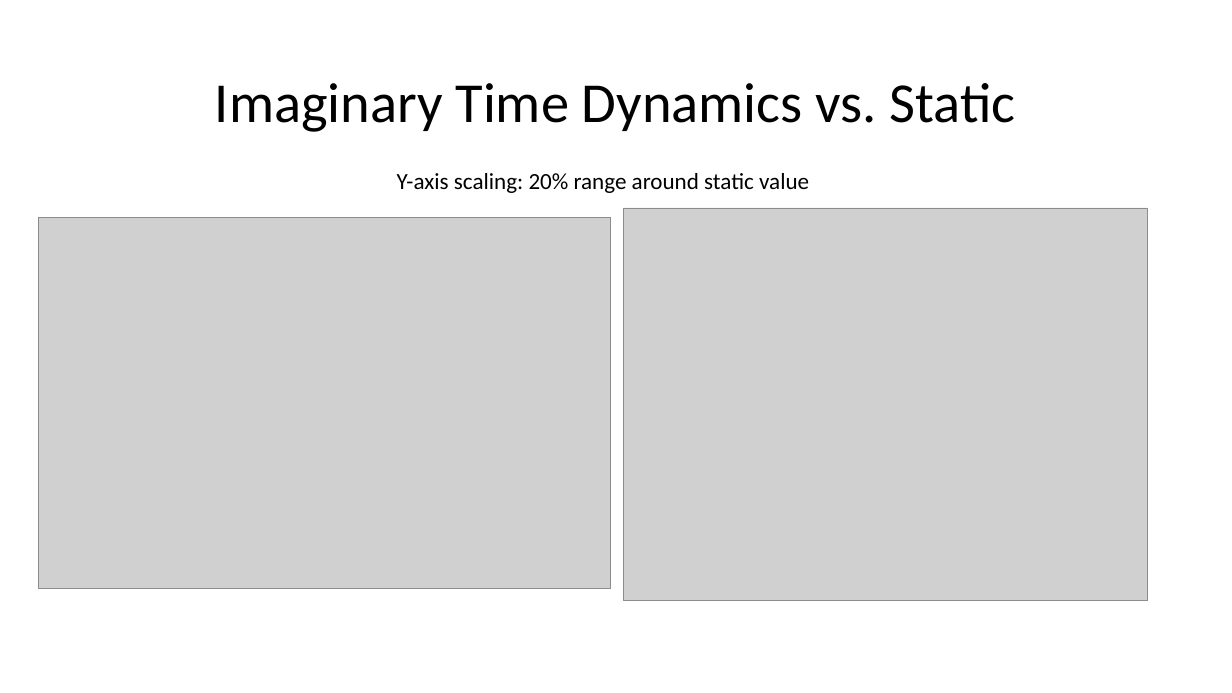
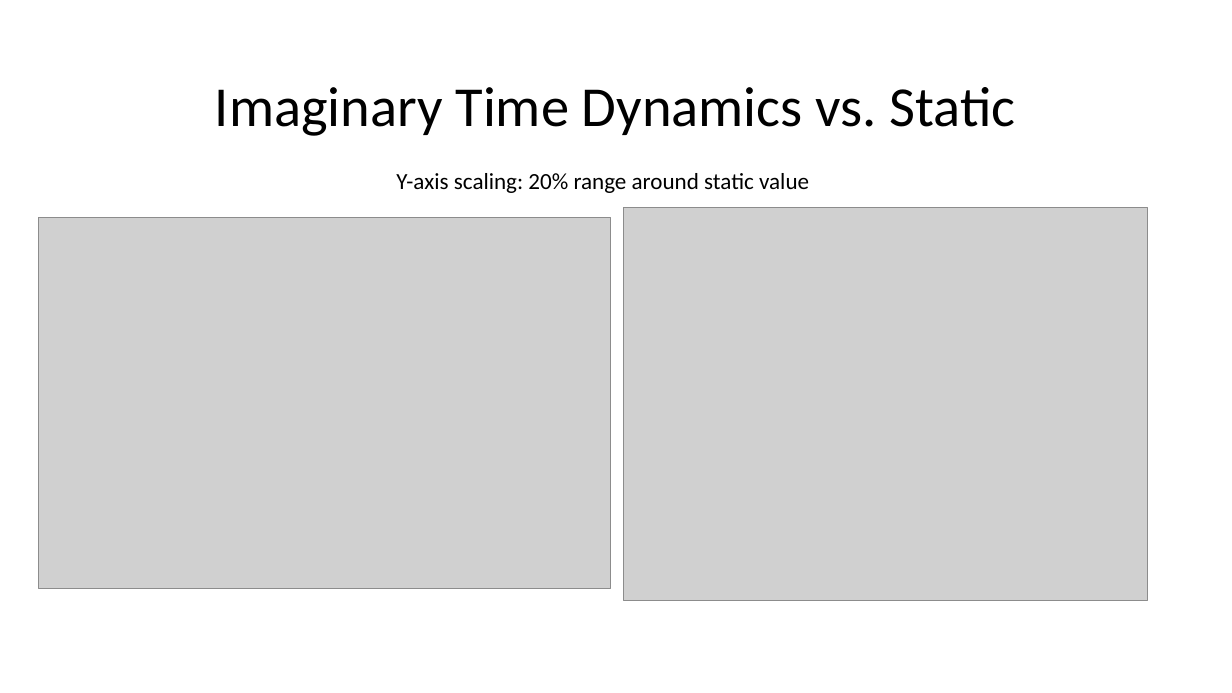
Before and after one commit to kseetharam/zwPolaron, a slide deck: slide 7 of figures/dyn_stat_comparison.pptx (slide 6 before the commit). Drawn at 1232x693 pixels with LibreOffice and Linux fonts; fonts in the diff are those of the drawing; grey boxes stand for pictures. Boxes give left, top, right and bottom in pixels: in the first picture for what was removed or moved away, otherwise in the second. Text is boxed around its words. In the diff, an @@ line names an element or a change of style, - is before the commit and + after.

```diff
--- a/figures/dyn_stat_comparison.pptx
+++ b/figures/dyn_stat_comparison.pptx
@@ text "Imaginary Time Dynamics vs. Static" at bbox=[215, 87, 1016, 136]: line spacing 0.9 to 1 @@
```
Also in this commit, not shown: 6 other slides changed, 1 slide added, 10 other files.
